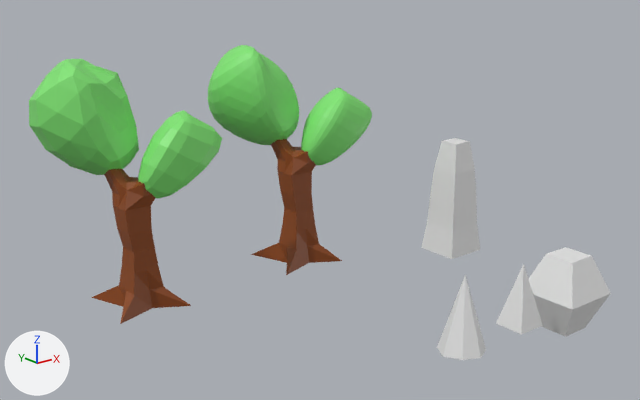
The Blender file low-tree/low-tree-base.blend: old version first, new version second.
The view is the same before and after, from a 50 mm lens placed at (-45.1, -31.2, 22.6), pointed at (-10.3, 12.3, 5.1). Every picture has the same lights, and +X, +Y and +Z are marked at lower left.

Objects in the first picture: 'Cube.001', 'Cube.002', '나무기둥', '나뭇잎', '나뭇잎.001', '나뭇잎.002', '나뭇잎.003', '나뭇잎.004', '사각뿔', '팔각뿔'.
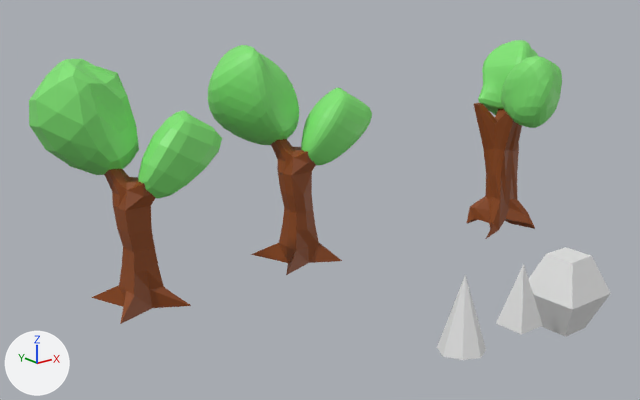
Changed parts and their boxes [x1, y1, x2, y2] in the pictures (640 x 400 px):
'나무기둥', deleted: before [421, 138, 480, 259]
'Cube', added (brown): after [467, 103, 535, 239]
'사각뿔.001', added (green): after [501, 56, 562, 128]
'나뭇잎.005', added (green): after [478, 40, 538, 115]

The change in detail:
Mesh me_cube_012 is new.
It has 386 vertices, 384 faces and spans x -1.88..2.01, y -1.88..1.88, z -1.26..1.13.
It uses material mat_leaf (green #82e774).
Mesh me_cube_011 is new.
It has 218 vertices, 216 faces and spans x -0.9..1.85, y -1.15..1.65, z -0.97..2.61.
It uses material mat_leaf (green #82e774).
Mesh me_cube is new.
It has 114 vertices, 112 faces and spans x -2.71..2.04, y -2.5..2.13, z -1.11..1.47.
It uses material mat_oak (brown #8b4513).
Object '나무기둥' (ob_나무기둥) is deleted.
Object '나뭇잎.005' (ob_나뭇잎_005) is new; it shows me_cube_012.
Its location is (9.53, 13.08, 11.18).
Its rotation in degrees is (-14, 30, 0).
Its scale is (1.0, 1.0, 2.5).
Object '사각뿔.001' (ob_사각뿔_001) is new; it shows me_cube_011.
Its location is (5.98, 8.95, 9.72).
Its rotation in degrees is (30, 0, 9.2).
Its scale is (1.46, 1.46, 1.46).
Object 'Cube' (ob_cube) is new; it shows me_cube.
Its location is (6.9, 11.54, 4.06).
Its scale is (1.0, 1.0, 4.0).
